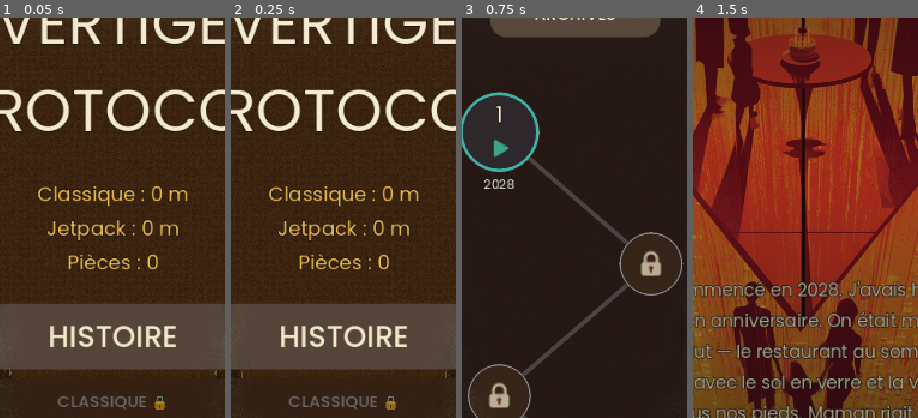
Above: before the commit, frames 1-4 (left to right).
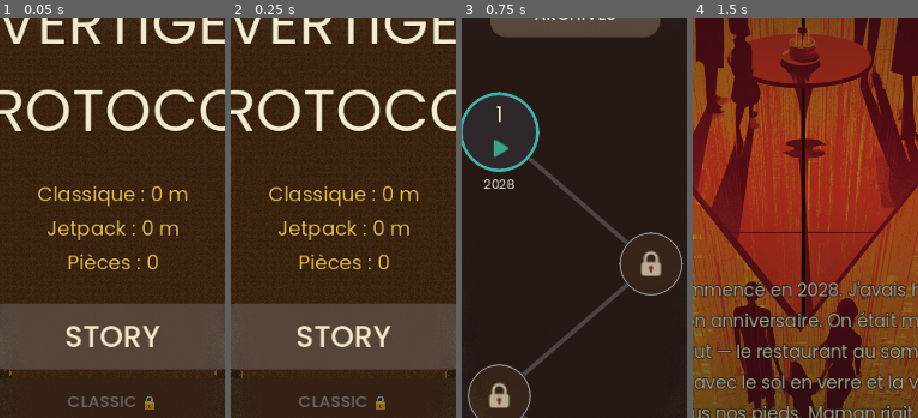
Above: after the commit, the same moments.

Repository: quvntvn/Hyperdive
Game: Godot game, scene res://scenes/ui/main_menu.tscn
The game is run twice, just before and just after one commit, with the same random seed, the same clock (stepped at 60 frames per second) and the same inputs.
Inputs:
- Up to frame 1 (0.05 s): no input
- Up to frame 2 (0.25 s): no input
- Up to frame 3 (0.75 s): click "HISTOIRE" (after the commit: "STORY") at 0.5 s
- Up to frame 4 (1.5 s): click "ARCHIVES" at 1.25 s
The pictures show only the part of the screen within x 25-75%, y 18-68%; the shares and areas given below are measured in that part.

The runs differ from the first frame. In frame 1, 2.6% of the frame differs, in the area x 22-79%, y 77-98%; in frame 2, 2.6%; in frame 3, nothing differs; in frame 4, nothing differs.

Commit message:
feat(i18n): plomberie localisation FR/EN + detection + toggle + echantillon
Lot 0 : infrastructure de localisation, sans extraire encore tout le texte.

- locale/ui.csv (keys,fr,en) importe en .translation + branche dans project.godot
  (internationalization/locale/translations).
- Autoload Locale : detecte la langue de l'OS au 1er lancement (fr si OS=fr, sinon en),
  persiste via Settings.language, expose set_language() (TranslationServer.set_locale +
  persist + signal language_changed pour rafraichir l'UI ouverte).
- Settings : champ language persiste dans settings.cfg.
- Toggle Francais/English dans les reglages (OptionButton, endonymes non traduits),
  bascule a chaud.
- Echantillon de 6 cles cablees bout-en-bout : bouton menu (HISTOIRE/STORY), nom de mode
  (CLASSIQUE/CLASSIC), altimetre HUD (gabarit "%s m" + nombre injecte), titre ecran
  (REGLAGES/SETTINGS, auto-tr via cle .tscn), label Langue, et chaine a apostrophe
  (C'EST PARTI/LET'S GO!).
- Verifie en headless : set_locale en<->fr bascule bien les 6 cles ; le projet boote sans
  erreur ; APK rebuildee.

Co-Authored-By: Claude Opus 4.8 <noreply@anthropic.com>

Diff:
--- /dev/null
+++ b/hyperdive/locale/ui.csv
@@ -0,0 +1,7 @@
+keys,fr,en
+MENU_STORY,HISTOIRE,STORY
+MODE_CLASSIC,CLASSIQUE,CLASSIC
+HUD_DISTANCE_FMT,%s m,%s m
+SETTINGS_TITLE,RÉGLAGES,SETTINGS
+SETTINGS_LANGUAGE,Langue,Language
+COOP_START_TIEBREAK,C'EST PARTI,LET'S GO!
--- a/hyperdive/project.godot
+++ b/hyperdive/project.godot
@@ -21,6 +21,7 @@
 [autoload]
 
 Settings="*res://scripts/autoload/settings_manager.gd"
+Locale="*res://scripts/autoload/locale_manager.gd"
 Catalog="*res://scripts/autoload/cosmetics_catalog.gd"
 Missions="*res://scripts/autoload/missions_catalog.gd"
 Audio="*res://scenes/autoload/audio_manager.tscn"
@@ -41,6 +42,10 @@
 [gui]
 
 theme/custom="res://resources/ui/main_theme.tres"
+
+[internationalization]
+
+locale/translations=PackedStringArray("res://locale/ui.fr.translation", "res://locale/ui.en.translation")
 
 [input]
 
--- a/hyperdive/scenes/ui/settings_screen.tscn
+++ b/hyperdive/scenes/ui/settings_screen.tscn
@@ -41,7 +41,7 @@
 theme_override_constants/separation = 20
 
 [node name="TitleLabel" type="Label" parent="SettingsPanel/Layout"]
-text = "RÉGLAGES"
+text = "SETTINGS_TITLE"
 horizontal_alignment = 1
 theme_type_variation = &"Title"
 
@@ -110,6 +110,20 @@
 text = "Vibrations"
 theme_override_font_sizes/font_size = 20
 
+[node name="LanguageRow" type="HBoxContainer" parent="SettingsPanel/Layout"]
+theme_override_constants/separation = 12
+
+[node name="LanguageLabel" type="Label" parent="SettingsPanel/Layout/LanguageRow"]
+custom_minimum_size = Vector2(120, 0)
+text = "SETTINGS_LANGUAGE"
+theme_override_font_sizes/font_size = 20
+vertical_alignment = 1
+
+[node name="LanguageOption" type="OptionButton" parent="SettingsPanel/Layout/LanguageRow"]
+unique_name_in_owner = true
+size_flags_horizontal = 3
+theme_override_font_sizes/font_size = 20
+
 [node name="Spacer" type="Control" parent="SettingsPanel/Layout"]
 size_flags_vertical = 3
 
--- /dev/null
+++ b/hyperdive/scripts/autoload/locale_manager.gd
@@ -0,0 +1,43 @@
+extends Node
+class_name LocaleManager
+# Autoload "Locale" — état de langue du jeu (FR/EN) + bascule live.
+#
+# Rôle : seul point qui parle à TranslationServer. Tient la langue courante (`current`),
+# l'applique au démarrage, l'expose en lecture (le helper chapitres du lot 3 lira `Locale.current`),
+# et la change à chaud via set_language() — qui émet `language_changed` pour que les écrans déjà
+# ouverts rafraîchissent les libellés assignés EN CODE (les Control à clé .tscn se rafraîchissent
+# tout seuls via NOTIFICATION_TRANSLATION_CHANGED).
+#
+# Persistance : DÉLÉGUÉE à Settings (Settings.language + settings.cfg). On ne crée pas un 2e fichier
+# de save — Settings reste l'unique source de vérité disque. Cet autoload est chargé APRÈS Settings
+# (cf. project.godot) → Settings.language est déjà lu quand on démarre ici.
+
+signal language_changed(code: String)
+
+const SUPPORTED: Array[String] = ["fr", "en"]
+const FALLBACK: String = "en"     # tout ce qui n'est pas français part en anglais
+
+var current: String = "en"
+
+func _ready() -> void:
+	var lang: String = Settings.language
+	# 1er lancement (aucun choix persisté / valeur invalide) → langue de l'APPAREIL : "fr" si l'OS
+	# est en français, sinon anglais. On persiste ce défaut tout de suite (décision actée : défaut =
+	# langue détectée, persisté). Ensuite seul un choix explicite via set_language le remplace.
+	if not SUPPORTED.has(lang):
+		lang = "fr" if OS.get_locale_language() == "fr" else FALLBACK
+		Settings.language = lang
+		Settings.save_settings()
+	current = lang
+	TranslationServer.set_locale(current)
+
+# Change la langue à chaud : applique au TranslationServer (les Control auto-traduits basculent
+# seuls), persiste le choix, et signale aux écrans de réassigner leurs libellés posés en code.
+func set_language(code: String) -> void:
+	if not SUPPORTED.has(code):
+		return
+	current = code
+	TranslationServer.set_locale(code)
+	Settings.language = code
+	Settings.save_settings()
+	language_changed.emit(code)
--- a/hyperdive/scripts/autoload/settings_manager.gd
+++ b/hyperdive/scripts/autoload/settings_manager.gd
@@ -17,6 +17,9 @@
 
 var control_mode: ControlMode = ControlMode.KEYBOARD
 var vibration_enabled: bool = true
+# Langue de l'UI ("fr"/"en"). "" = jamais choisie → l'autoload Locale détecte depuis l'OS au 1er
+# lancement puis persiste ici. Géré par Locale.set_language ; on ne fait que la stocker.
+var language: String = ""
 var master_volume: float = 1.0
 var music_volume: float = 1.0
 var sfx_volume: float = 1.0
@@ -516,6 +519,7 @@
 	var cfg: ConfigFile = ConfigFile.new()
 	cfg.set_value("input", "control_mode", control_mode)
 	cfg.set_value("input", "vibration_enabled", vibration_enabled)
+	cfg.set_value("locale", "language", language)
 	cfg.set_value("audio", "master_volume", master_volume)
 	cfg.set_value("audio", "music_volume", music_volume)
 	cfg.set_value("audio", "sfx_volume", sfx_volume)
@@ -563,6 +567,7 @@
 	if control_mode > ControlMode.TOUCH:
 		control_mode = ControlMode.TOUCH
 	vibration_enabled = cfg.get_value("input", "vibration_enabled", true)
+	language = cfg.get_value("locale", "language", "")
 	master_volume = cfg.get_value("audio", "master_volume", 1.0)
 	music_volume = cfg.get_value("audio", "music_volume", 1.0)
 	sfx_volume = cfg.get_value("audio", "sfx_volume", 1.0)
--- a/hyperdive/scripts/ui/game_hud.gd
+++ b/hyperdive/scripts/ui/game_hud.gd
@@ -281,7 +281,11 @@
 	if _coop_active:
 		_update_coop_ranking()
 	elif not _campaign_mode:
-		_distance_label.text = UIAnimations.format_number(int(abs(_player.global_position.y))) + " m"
+		# [i18n lot 0] Nombre + unité : le NOMBRE garde son formatage (séparateur de milliers,
+		# logique inchangée), seul le GABARIT "%s m" passe par tr() → une langue future pourrait
+		# déplacer/changer l'unité sans toucher au code. Relu chaque frame ici → bascule live gratuite
+		# (pas besoin du signal). NB : "m" est identique FR/EN par choix (mètres conservés).
+		_distance_label.text = tr("HUD_DISTANCE_FMT") % UIAnimations.format_number(int(abs(_player.global_position.y)))
 	_update_powerup_indicator()
 
 # Construit les 4 pastilles (cachees par defaut). Ordre d'empilement bas-gauche.
--- a/hyperdive/scripts/ui/main_menu.gd
+++ b/hyperdive/scripts/ui/main_menu.gd
@@ -26,7 +26,10 @@
 		screen.visibility_changed.connect(_sync_menu_ui_visibility)
 
 	# Le bouton campagne ouvre la CARTE de l'HISTOIRE (campagne narrative 40 chapitres).
-	%CampagneButton.text = "HISTOIRE"
+	# [i18n lot 0] libellé via clé tr() ; rafraîchi à chaud par Locale.language_changed (les
+	# libellés posés EN CODE ne se retraduisent pas seuls, contrairement aux Control à clé .tscn).
+	%CampagneButton.text = tr("MENU_STORY")
+	Locale.language_changed.connect(_on_language_changed)
 	# Descend l'engrenage sous la safe area (encoche/caméra frontale), avec une marge mini
 	# généreuse même sans encoche pour qu'il ne soit pas collé au bord haut.
 	UIAnimations.apply_top_safe_area(%SettingsGearButton, 28.0)
@@ -63,8 +66,15 @@
 		  " jetpack=", jetpack_unlocked,
 		  " best_infinite_distance=", Settings.best_infinite_distance)
 	# Libellés d'AFFICHAGE seulement ; active_mode reste "infinite"/"jetpack" en interne.
-	_set_mode_button(%RecordButton, record_unlocked, "CLASSIQUE", "Termine le chapitre 1")
+	_set_mode_button(%RecordButton, record_unlocked, tr("MODE_CLASSIC"), "Termine le chapitre 1")
 	_set_mode_button(%JetpackButton, jetpack_unlocked, "JETPACK", "Termine le chapitre 20")
+
+# Bascule de langue à chaud : on réassigne tous les libellés posés en code (les autres écrans
+# ouverts font de même via leur propre abonnement). Échantillon lot 0 : bouton HISTOIRE + mode.
+func _on_language_changed(_code: String) -> void:
+	%CampagneButton.text = tr("MENU_STORY")
+	_update_mode_buttons()
+	update_stats()
 
 # Débloqué : texte = nom du mode, cliquable, grande police. Verrouillé : texte = nom +
 # cadenas + condition (2 lignes), grisé, police réduite pour faire tenir la condition.
--- a/hyperdive/scripts/ui/settings_screen.gd
+++ b/hyperdive/scripts/ui/settings_screen.gd
@@ -10,6 +10,13 @@
 	%MusicSlider.value_changed.connect(Settings.set_music_volume)
 	%SfxSlider.value_changed.connect(Settings.set_sfx_volume)
 	%VibrationCheck.toggled.connect(Settings.set_vibration_enabled)
+	# Sélecteur de langue (lot 0 i18n). Les libellés sont des ENDONYMES (chaque langue dans sa
+	# propre langue) → on NE les traduit PAS ; chaque item porte son code en métadonnée.
+	%LanguageOption.add_item("Français")
+	%LanguageOption.set_item_metadata(0, "fr")
+	%LanguageOption.add_item("English")
+	%LanguageOption.set_item_metadata(1, "en")
+	%LanguageOption.item_selected.connect(_on_language_selected)
 	%CloseButton.pressed.connect(close)
 	UIAnimations.wire_buttons(self)
 	# Panneau en verre translucide (plus de fond bleu opaque) → laisse voir le décor flouté derrière.
@@ -20,6 +27,15 @@
 	%MusicSlider.set_value_no_signal(Settings.music_volume)
 	%SfxSlider.set_value_no_signal(Settings.sfx_volume)
 	%VibrationCheck.set_pressed_no_signal(Settings.vibration_enabled)
+	# Position le sélecteur sur la langue courante (sans déclencher item_selected).
+	%LanguageOption.select(1 if Locale.current == "en" else 0)
+
+func _on_language_selected(idx: int) -> void:
+	Audio.play_ui_click()
+	# Bascule à chaud : Locale applique au TranslationServer (les Control à clé .tscn de CET écran
+	# — titre, label "Langue" — se retraduisent seuls) + émet language_changed (le menu derrière
+	# réassigne ses libellés posés en code).
+	Locale.set_language(String(%LanguageOption.get_item_metadata(idx)))
 
 func open() -> void:
 	_was_paused = get_tree().paused
Binary file added: hyperdive/locale/ui.en.translation
Binary file added: hyperdive/locale/ui.fr.translation
Not shown, added: hyperdive/scripts/autoload/locale_manager.gd.uid
Not shown, changed: apk/Hyperdive.apk
Not shown, changed: apk/Hyperdive.apk.idsig
